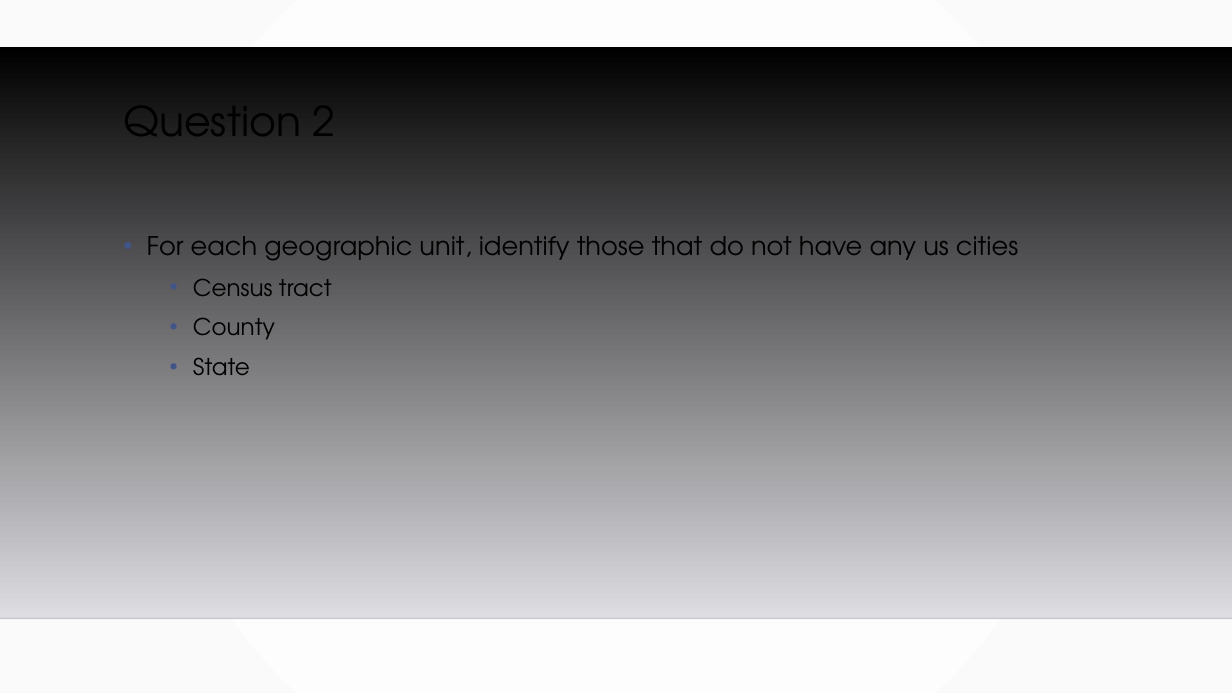
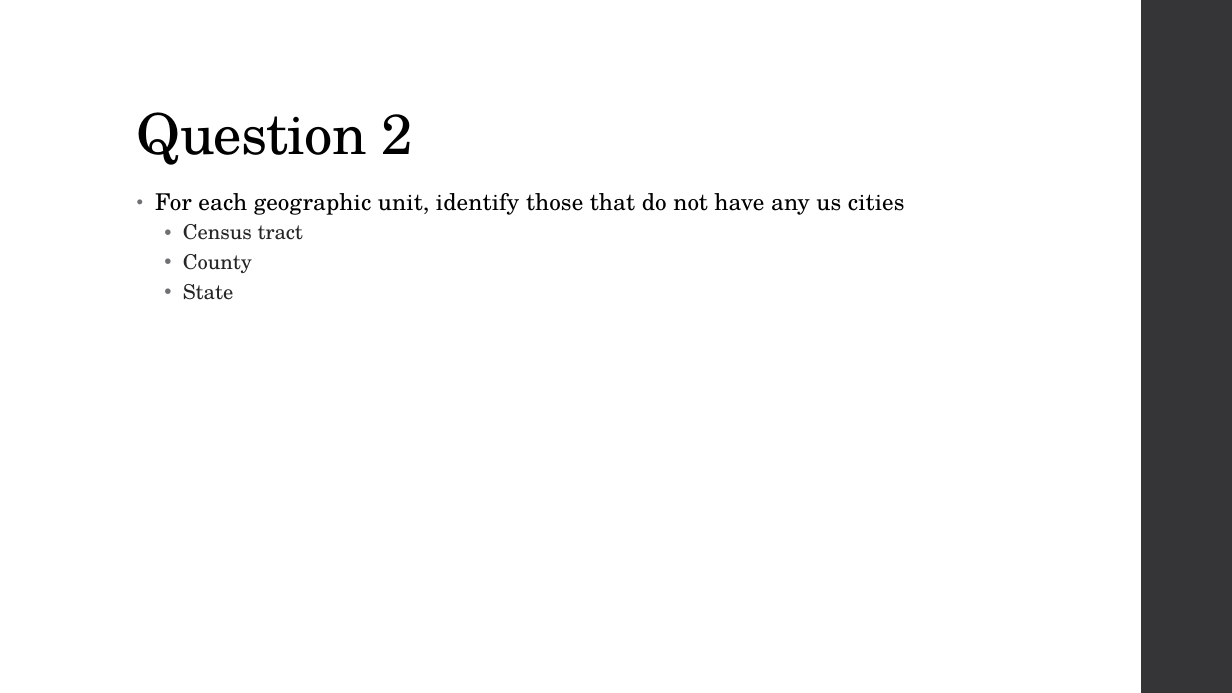
Before and after one commit to MGIS-UMN/GIS5577_week7, a slide deck: slide 4 of Spatial_Questions.odp. Drawn at 1232x693 pixels with LibreOffice and Linux fonts; fonts in the diff are those of the drawing; background and template pictures are left out. Boxes give left, top, right and bottom in pixels: in the first picture for what was removed or moved away, otherwise in the second. Text is boxed around its words. In the diff, an @@ line names an element or a change of style, - is before the commit and + after.

```diff
--- a/Spatial_Questions.odp
+++ b/Spatial_Questions.odp
@@ background gradient #FFFFFF to #FAFAFA to #FFFFFF @@
@@ freeform shape added at [1141,0,1232,693], fill #353537 @@
@@ freeform shape removed at [0,47,1232,618] @@
@@ title "Question 2": place and size @@
-title "Question 2" at [123,87,336,158]
+title "Question 2" at [137,112,413,165]
@@ title "Question 2" at [137,112,413,165]: size 32 to 44 pt, font TeX Gyre Adventor to TeX Gyre Schola, letter spacing 0 to -0.5 pt; vertical alignment top to bottom @@
@@ text "For each geographic unit, identify ...": place and size @@
-text "For each geographic unit, identify ..." at [147,236,1018,375]
+text "For each geographic unit, identify ..." at [155,193,905,300]
@@ text "For each geographic unit, identify ..." at [155,193,905,300]: size 20 to 18 pt, letter spacing 0 to 0.1 pt in "For each geographic unit, identify those that ..."; font TeX Gyre Adventor to TeX Gyre Schola; size 18 to 16 pt, text colour #000000 to #262626 in "Census tract", "County", "State"; indent changed; line spacing 1.2 to 0.95; more space between paragraphs; bullet colour #415588 to #6F6F74; line spacing 1.2 to 0.9 @@
@@ line removed from (0, 618) to (1232, 618) @@
```
Also in this commit, not shown: 11 other slides changed, 1 other file.
